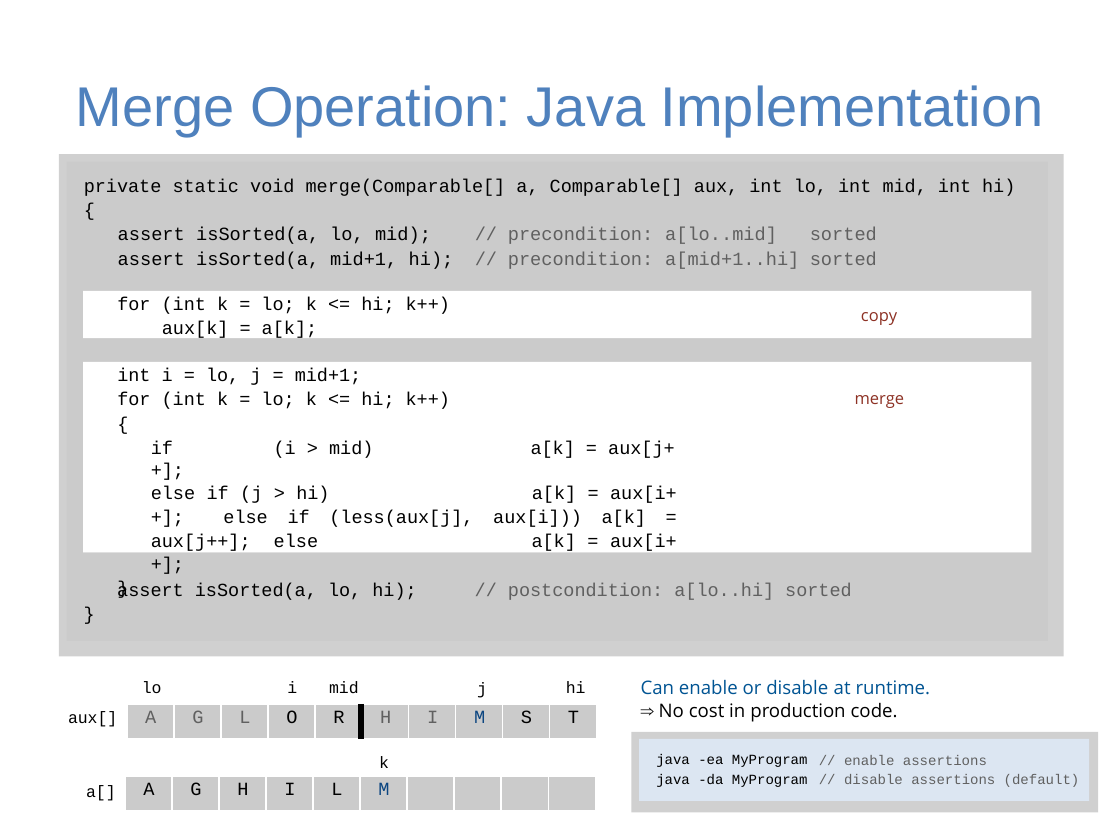
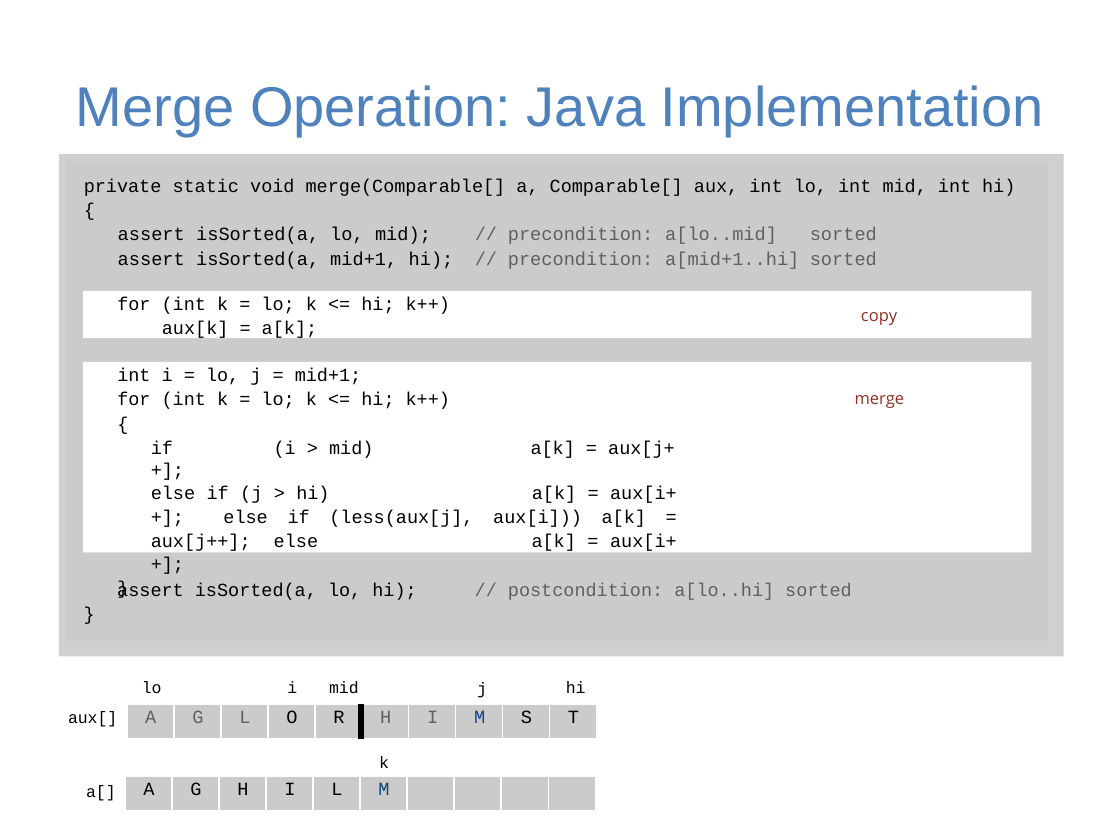
Before and after one commit to guhofstra/CSC111Fa25, a slide deck: slide 37 of PPTs/Lecture 13-sorting algorithms.pptx (slide 29 before the commit). Drawn at 1120x840 pixels with LibreOffice and Linux fonts; fonts in the diff are those of the drawing; grey boxes stand for pictures. Boxes give left, top, right and bottom in pixels: in the first picture for what was removed or moved away, otherwise in the second. Text is boxed around its words. In the diff, an @@ line names an element or a change of style, - is before the commit and + after.

```diff
--- a/PPTs/Lecture 13-sorting algorithms.pptx
+++ b/PPTs/Lecture 13-sorting algorithms.pptx
@@ text removed at bbox=[641, 679, 930, 722] @@
-Can enable or disable at runtime.
-⇒ No cost in production code.
@@ picture removed at bbox=[632, 731, 1099, 812] @@
@@ freeform shape removed at bbox=[640, 739, 1090, 801] @@
@@ text removed at bbox=[656, 754, 808, 787] @@
-java -ea MyProgram
-java -da MyProgram
@@ text removed at bbox=[844, 755, 1080, 787] @@
-// enable assertions
-// disable assertions (default)
```
Also in this commit, not shown: 3 other slides changed, 9 slides added, 1 slide removed, 3 other files.
